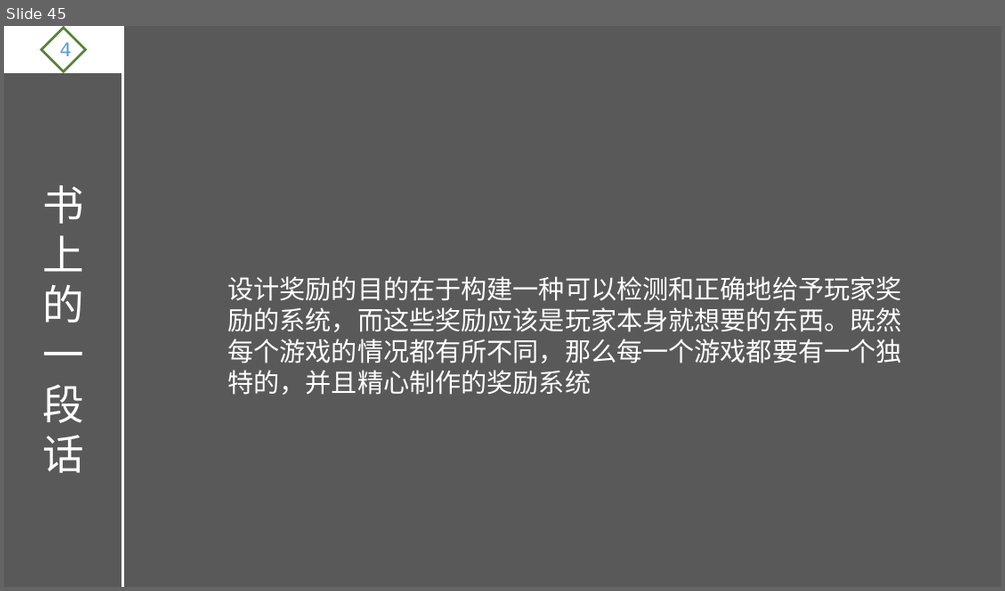
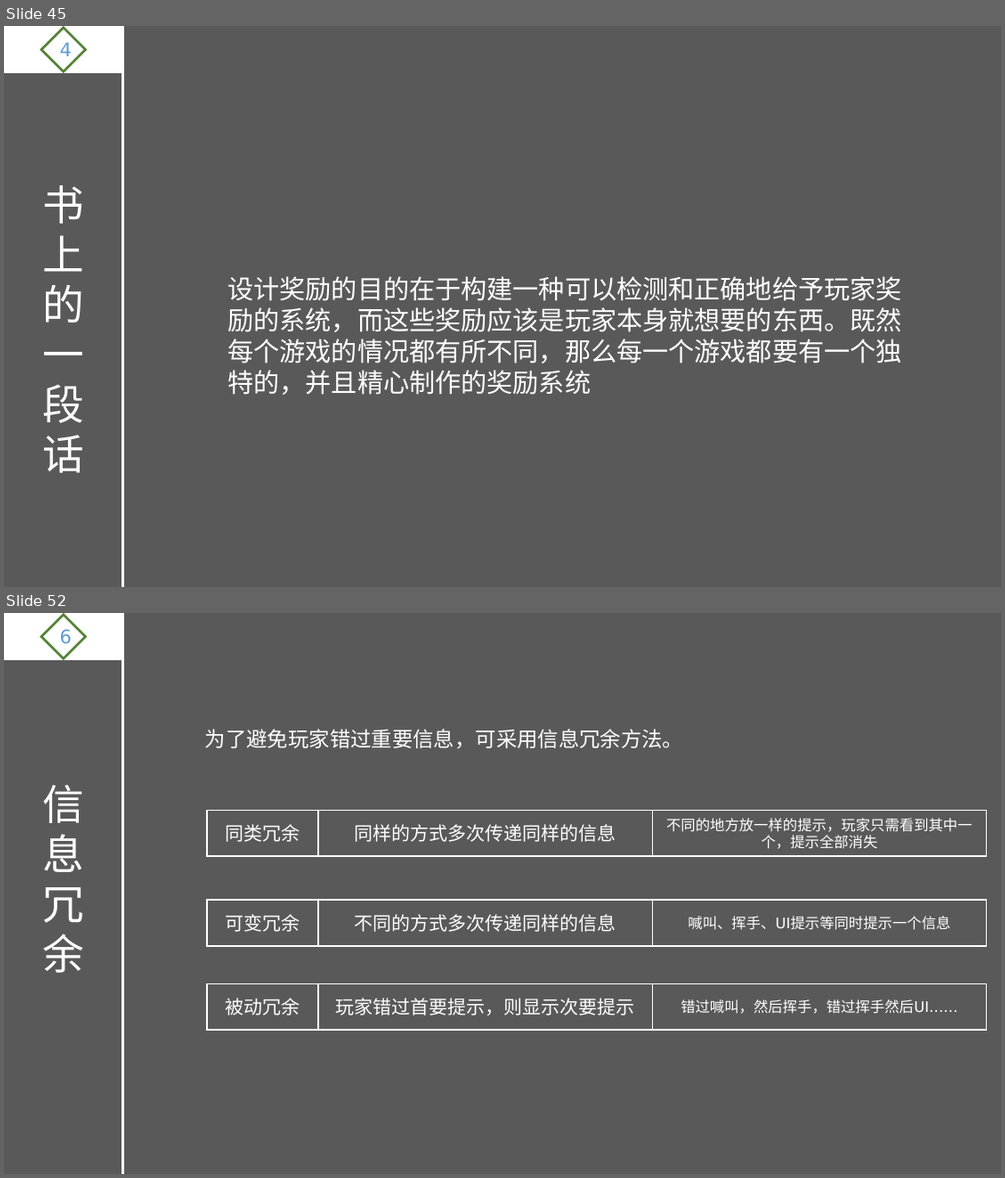
Before and after one commit to ThreePeopleGame/Death, a slide deck: Share/游戏设计理论.pptx. Shown one above the other, each under a label of ours: slide 45 before the commit, slides 45 and 52 after it; the slides between them are not shown. The pictures are 1005x591 and 1005x1178 pixels, drawn with LibreOffice and Linux fonts; fonts in the diff are those of the drawing. Boxes give left, top, right and bottom in pixels: in the first picture for what was removed or moved away, otherwise in the second. Text is boxed around its words. In the diff, an @@ line names an element or a change of style, - is before the commit and + after.

Commit message:
信息传递
信息传递

```diff
--- a/Share/游戏设计理论.pptx
+++ b/Share/游戏设计理论.pptx
@@ slide 52 added at [4, 613, 1001, 1174], background #595959 @@
@@ rectangle added at [4, 613, 123, 660], fill #FFFFFF, outline #FFFFFF 1.5 pt @@
@@ diamond added at [41, 615, 86, 658], outline #548235 2.25 pt, 18 pt, text #5B9BD5 @@
+6
@@ line added from (123, 613) to (123, 1174), #FFFFFF 2.25 pt @@
@@ text added at [205, 729, 684, 748], 20 pt, text #FFFFFF @@
+为了避免玩家错过重要信息，可采用信息冗余方法。
@@ text added at [42, 785, 84, 973], 40 pt, text #FFFFFF @@
+信息冗余
@@ rectangle added at [207, 811, 319, 857], outline #FFFFFF 1.5 pt, 18 pt, text #FFFFFF @@
+同类冗余
@@ rectangle added at [319, 811, 653, 857], outline #FFFFFF 1.5 pt, 18 pt, text #FFFFFF @@
+同样的方式多次传递同样的信息
@@ rectangle added at [652, 811, 987, 857], outline #FFFFFF 1.5 pt, 14 pt, text #FFFFFF @@
+不同的地方放一样的提示，玩家只需看到其中一个，提示全部消失
@@ rectangle added at [207, 900, 319, 946], outline #FFFFFF 1.5 pt, 18 pt, text #FFFFFF @@
+可变冗余
@@ rectangle added at [319, 900, 653, 946], outline #FFFFFF 1.5 pt, 18 pt, text #FFFFFF @@
+不同的方式多次传递同样的信息
@@ rectangle added at [652, 900, 987, 946], outline #FFFFFF 1.5 pt, 14 pt, text #FFFFFF @@
+喊叫、挥手、UI提示等同时提示一个信息
@@ rectangle added at [207, 984, 319, 1030], outline #FFFFFF 1.5 pt, 18 pt, text #FFFFFF @@
+被动冗余
@@ rectangle added at [319, 984, 653, 1030], outline #FFFFFF 1.5 pt, 18 pt, text #FFFFFF @@
+玩家错过首要提示，则显示次要提示
@@ rectangle added at [652, 984, 987, 1030], outline #FFFFFF 1.5 pt, 14 pt, text #FFFFFF @@
+错过喊叫，然后挥手，错过挥手然后UI……
```
Also in this commit, not shown: 8 other slides added.
